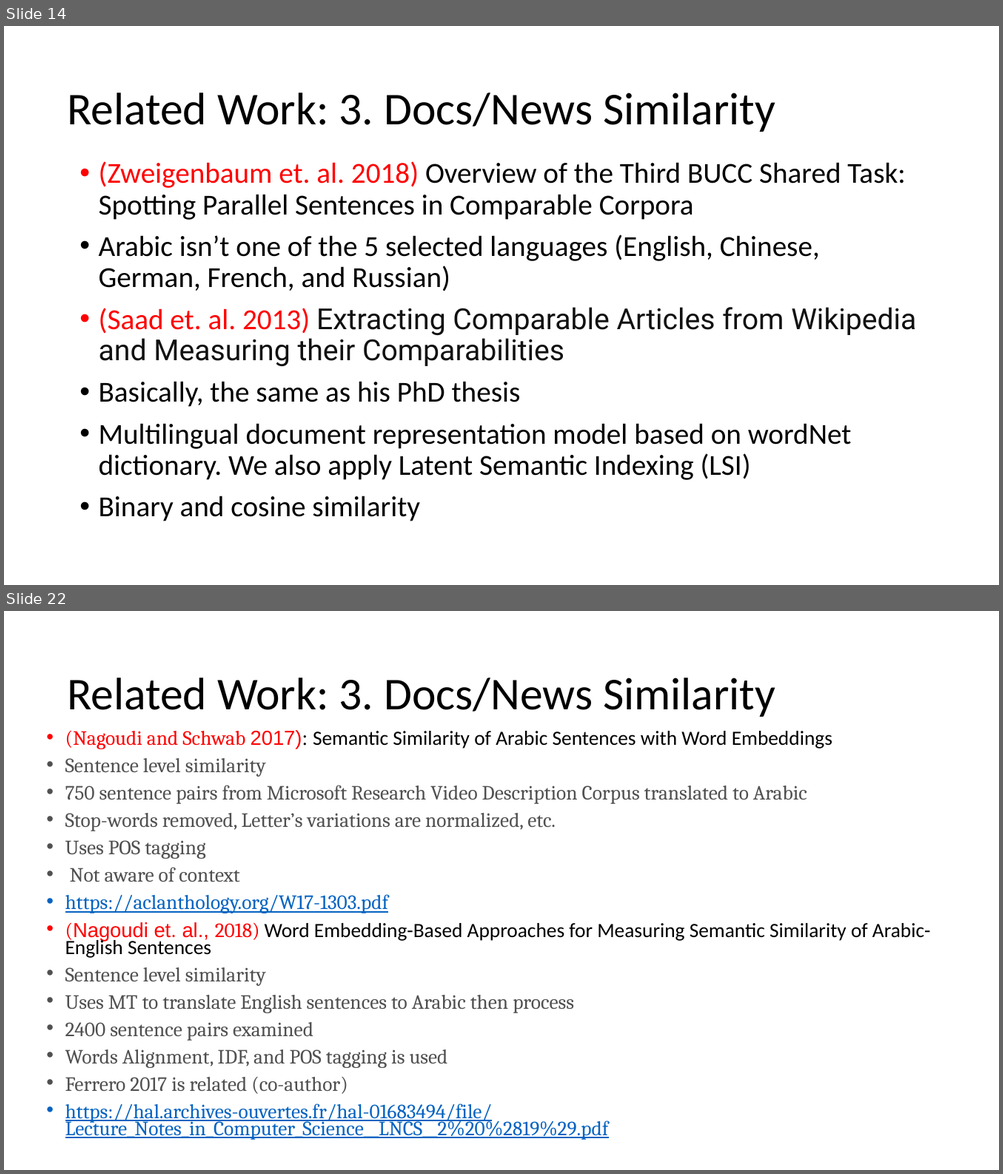
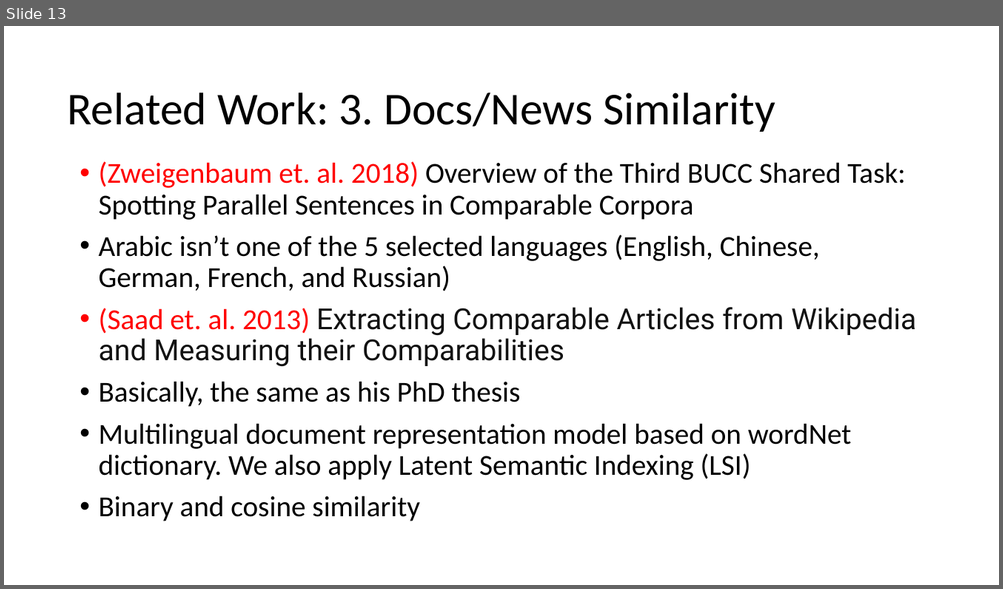
Before and after one commit to HussamHallak/TPDL2022, a slide deck: TPDL 2022 Paper Updates.pptx. Shown one above the other, each under a label of ours: slides 14 and 22 before the commit, slide 13 after it; the slides between them are not shown. The pictures are 1003x1174 and 1003x589 pixels, drawn with LibreOffice and Linux fonts; fonts in the diff are those of the drawing. Boxes give left, top, right and bottom in pixels: in the first picture for what was removed or moved away, otherwise in the second. Text is boxed around its words. In the diff, an @@ line names an element or a change of style, - is before the commit and + after.

```diff
--- a/TPDL 2022 Paper Updates.pptx
+++ b/TPDL 2022 Paper Updates.pptx
@@ slide 22 removed at (4, 611, 999, 1170), background #FFFFFF @@
@@ title removed at (67, 678, 775, 717) @@
-Related Work: 3. Docs/News Similarity
@@ text removed at (65, 730, 930, 1140) @@
-• (Nagoudi and Schwab 2017): Semantic Similarity of Arabic Sentences with Word Embeddings
-• Sentence level similarity
-• 750 sentence pairs from Microsoft Research Video Description Corpus translated to Arabic
-• Stop-words removed, Letter’s variations are normalized, etc.
-• Uses POS tagging
-• Not aware of context
-• https://aclanthology.org/W17-1303.pdf
-• (Nagoudi et. al., 2018) Word Embedding-Based Approaches for Measuring Semantic Similarity of Arabic-English Sentences
-• Sentence level similarity
-• Uses MT to translate English sentences to Arabic then process
-• 2400 sentence pairs examined
-• Words Alignment, IDF, and POS tagging is used
-• Ferrero 2017 is related (co-author)
-• https://hal.archives-ouvertes.fr/hal-01683494/file/Lecture_Notes_in_Computer_Science__LNCS__2%20%2819%29.pdf
@@ what was slide 14 is now slide 13 @@
```
Also in this commit, not shown: 6 slides changed, 1 slide added, 9 other slides removed, 5 other files.
